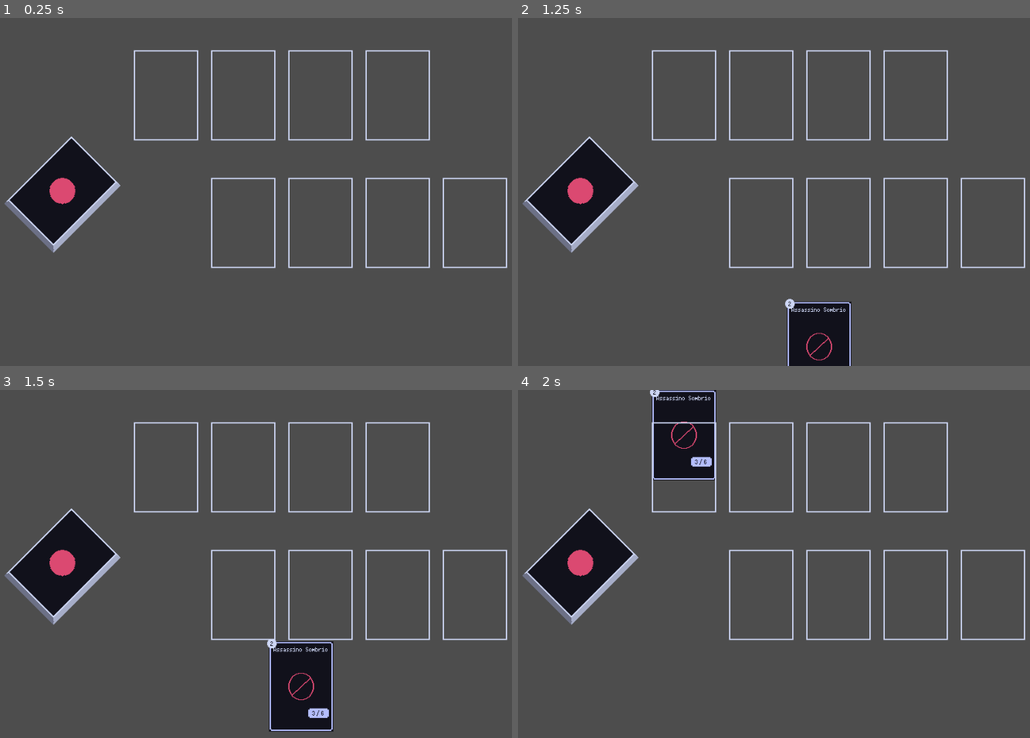
Above: before the commit, frames 1-4 (two rows, left to right).
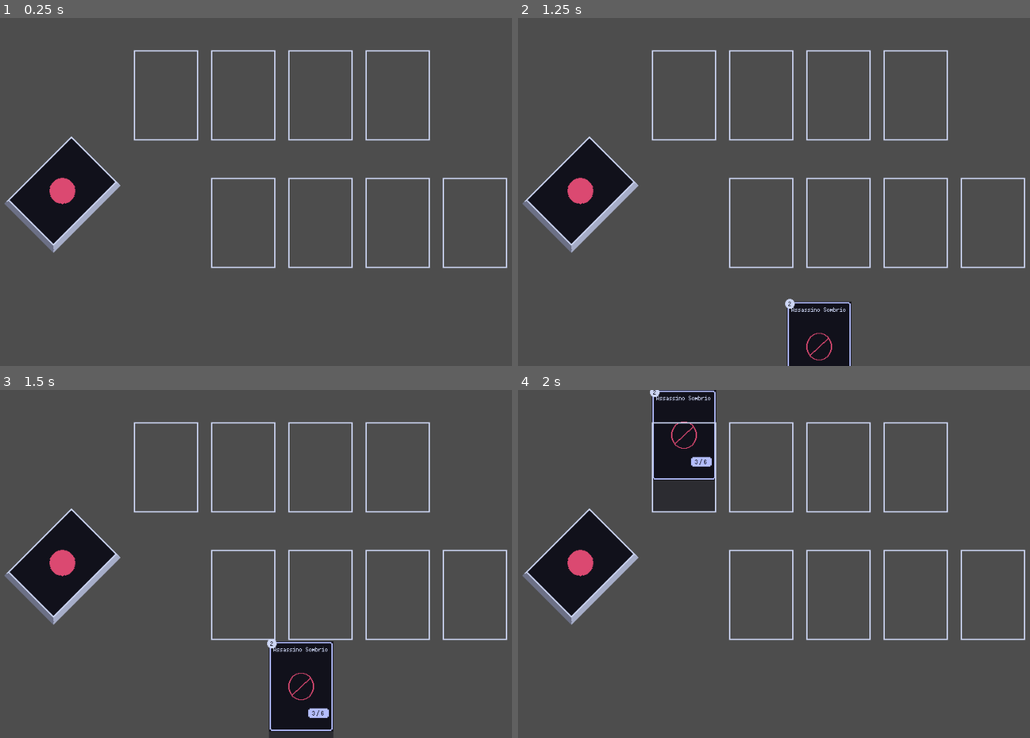
Above: after the commit, the same moments.

Repository: Ilwel/tcg-godot
Game: Godot game, scene res://scenes/DuelGameScreen.tscn
Two runs of this game, one before a commit and one after it. Both use one fixed random seed, a clock stepped at 60 frames per second and the inputs below.
Inputs (mouse positions are in pixels of both pictures, inside the frame that each line leads up to):
- Up to frame 1 (0.25 s): no input
- Up to frame 2 (1.25 s): tap Enter at 0.5 s; drag from (579, 195) to (681, 94) at 0.52 s
- Up to frame 3 (1.5 s): drag from (302, 717) to (163, 466) at 1.27 s
- Up to frame 4 (2 s): no input

Frames 1-2 are identical in both runs. In frame 3, 0.2% of the frame differs, in the area x 52-66%, y 98-100%; in frame 4, 1.0%, in the area x 26-39%, y 26-35%.

Commit message:
feat: card shadow

Diff:
--- a/scenes/Card.tscn
+++ b/scenes/Card.tscn
@@ -1,8 +1,9 @@
-[gd_scene load_steps=8 format=3 uid="uid://cnd3tr6ouf7b3"]
+[gd_scene load_steps=9 format=3 uid="uid://cnd3tr6ouf7b3"]
 
 [ext_resource type="Texture2D" uid="uid://0xh7olx4p5j1" path="res://assets/card/arts/King.png" id="1_4dx8l"]
 [ext_resource type="Script" uid="uid://dddy5upbtshfv" path="res://scripts/Card.gd" id="1_qf083"]
 [ext_resource type="Texture2D" uid="uid://d2co6ne3n53c" path="res://assets/card/CardCanvasNoBg.png" id="1_tgmmg"]
+[ext_resource type="Texture2D" uid="uid://dio20hxoq2ob4" path="res://assets/card/CardShadow.png" id="2_5273u"]
 [ext_resource type="Texture2D" uid="uid://yqasg4kctx4c" path="res://assets/card/CostSprite.png" id="4_40ytf"]
 [ext_resource type="FontFile" uid="uid://smkfvnem56cw" path="res://assets/font/ark-pixel-10px-monospaced-latin.ttf" id="5_40ytf"]
 
@@ -17,6 +18,11 @@
 card_name = "Çává"
 atk = 1
 hp = 2
+max_offset_shadow = null
+
+[node name="Shadow" type="Sprite2D" parent="."]
+self_modulate = Color(1, 1, 1, 0.54509807)
+texture = ExtResource("2_5273u")
 
 [node name="FaceCard" type="Node2D" parent="."]
 
--- a/scripts/Card.gd
+++ b/scripts/Card.gd
@@ -12,6 +12,7 @@
 @export var atk: int = 0
 @export var hp: int = 0
 @export var card_image: Node2D
+@export var max_offset_shadow: float = 50.0
 
 @onready var cost_lbl: Label = $FaceCard/CostNode/CostLbl
 @onready var name_lbl: Label = $FaceCard/NameNode/NameLbl
@@ -20,6 +21,8 @@
 @onready var face: Node2D = $FaceCard
 @onready var art: Sprite2D = $FaceCard/ArtCanvas/Art
 @onready var default_face_pos: Vector2 = face.position
+@onready var shadow: Sprite2D = $Shadow
+@onready var default_shadow_pos: Vector2 = shadow.position
 
 func _ready():
 	get_parent().connect_card_signals(self)
@@ -54,6 +57,17 @@
 
 
 
+func handle_shadow() -> void:
+	# Y position is enver changed.
+	# Only x changes depending on how far we are from the center of the screen
+	var center: Vector2 = get_viewport_rect().size / 2.0
+	var distance: float = global_position.x - center.x
+
+	shadow.position.x = lerp(0.0, -sign(distance) * max_offset_shadow, abs(distance/(center.x)))
+	shadow.position.y = 20
+
+func reset_shadow():
+	shadow.position = default_shadow_pos
 
 func _on_card_area_mouse_entered() -> void:
 	emit_signal("hovered", self)
--- a/scripts/CardManager.gd
+++ b/scripts/CardManager.gd
@@ -49,6 +49,7 @@
 
 func _process(delta: float) -> void:
 	if card_being_dragged:
+		card_being_dragged.handle_shadow()
 		var mouse_pos = get_global_mouse_position()
 		card_being_dragged.global_position = Vector2(
 			clamp(mouse_pos.x, 0, screen_size.x),
@@ -75,13 +76,14 @@
 func finish_drag():
 	var card_slot_found = raycast_check_for_card_slot()
 	var card = card_being_dragged
+	card.reset_shadow()
 	card_being_dragged = null
 	if is_instance_of(player_hand_reference, HandFlat):
 		if card_slot_found and !card_slot_found.card_in_slot:
 			player_hand_reference.remove_card(card)
 			card.get_node("CardArea/CardCollision").disabled = true
 			card_slot_found.add_child(card)
-			card_slot_found.move_child(card, 0)
+			card_slot_found.move_child(card, 1)
 			card.z_index = -1
 			card.position = Vector2(50, 70)
 			card_slot_found.card_in_slot = true
--- a/scripts/CardSlot.gd
+++ b/scripts/CardSlot.gd
@@ -1,6 +1,7 @@
 extends Control
 
 var card_in_slot = false
+@onready var sprite = $Sprite2D
 
 
 # Called when the node enters the scene tree for the first time.
--- a/scripts/HandFlat.gd
+++ b/scripts/HandFlat.gd
@@ -36,6 +36,7 @@
 		face_target.y -= HOVER_OFFSET
 
 	tween.tween_property(card.face, "position", face_target, 0.15)
+	card.shadow.position = face_target
 	tween.tween_property(card, "global_position", target_pos, 0.15)
 	tween.tween_property(card, "rotation", 0.0, 0.15)
 	return tween
Binary file added: assets/card/CardShadow.png
Not shown, added: assets/card/CardShadow.png.import
